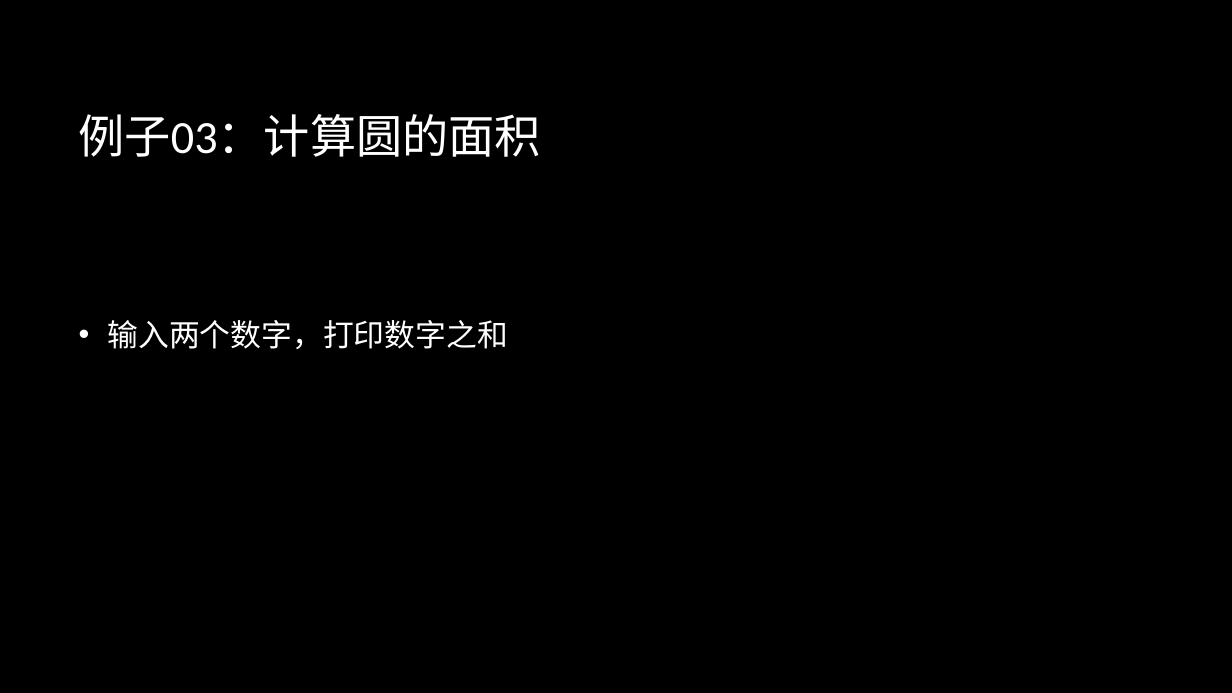
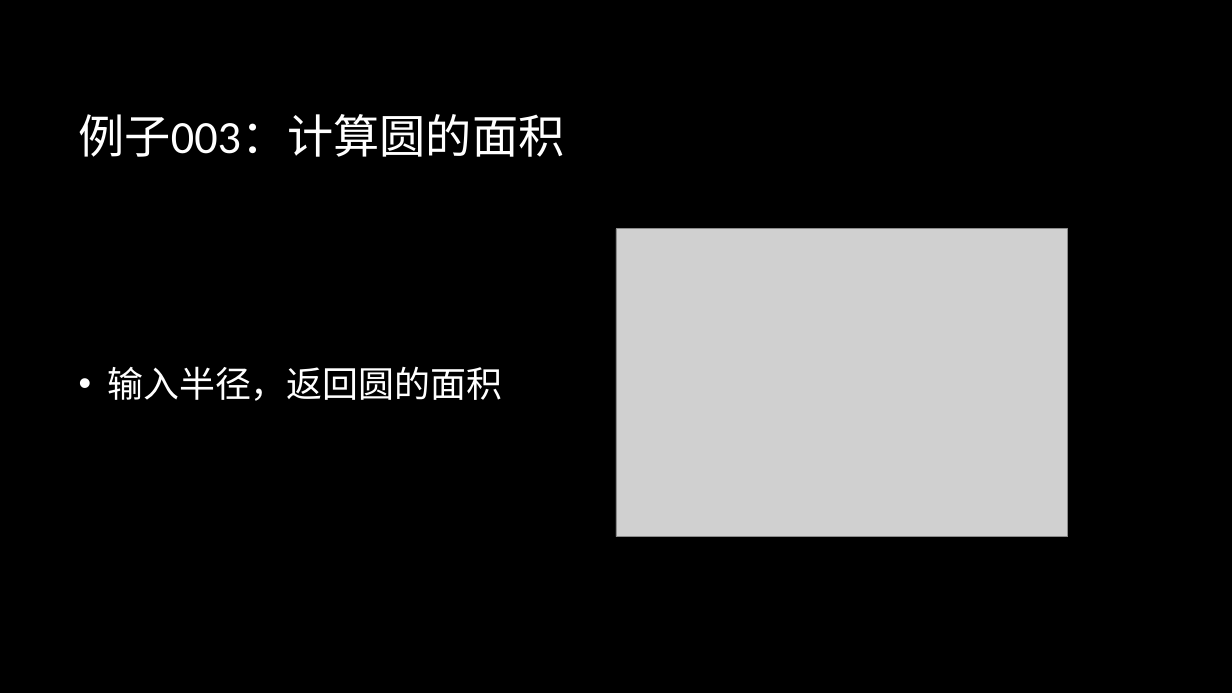
Before and after one commit to peiss/ant-learn-python-100P, a slide deck: slide 7 of docs/Python入门编程100例.pptx (slide 6 before the commit). Drawn at 1232x693 pixels with LibreOffice and Linux fonts; fonts in the diff are those of the drawing; grey boxes stand for pictures; background and template pictures are left out. Boxes give left, top, right and bottom in pixels: in the first picture for what was removed or moved away, otherwise in the second. Text is boxed around its words. In the diff, an @@ line names an element or a change of style, - is before the commit and + after.

```diff
--- a/docs/Python入门编程100例.pptx
+++ b/docs/Python入门编程100例.pptx
@@ title at <box>79,114,565,157</box>: text changed @@
-例子03：计算圆的面积
+例子003：计算圆的面积
@@ picture added at <box>616,229,1068,537</box> @@
@@ text at <box>107,366,502,401</box>: text changed; size 24 to 28 pt @@
-• 输入两个数字，打印数字之和
+• 输入半径，返回圆的面积
```
Also in this commit, not shown: 3 slides added, 2 other files.
